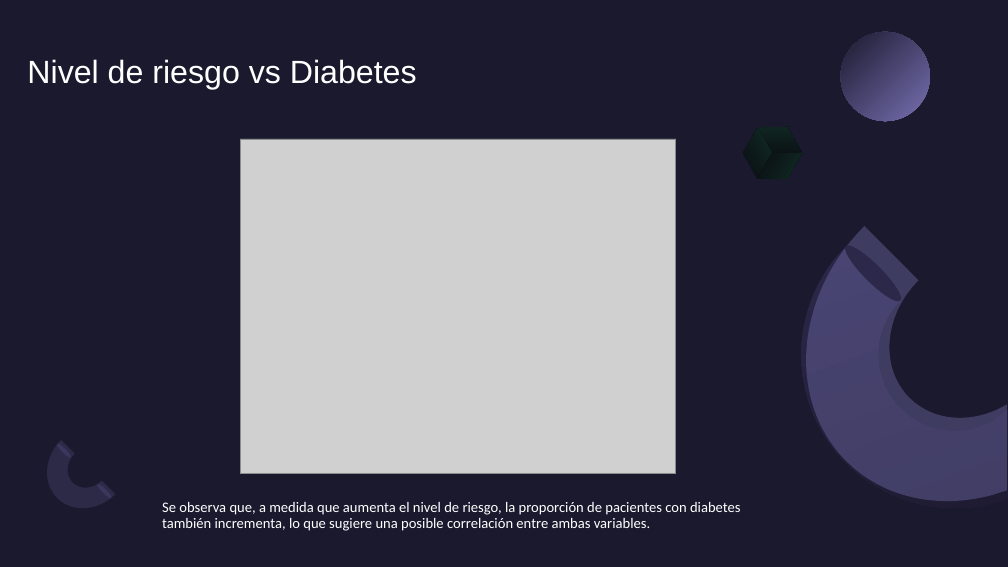
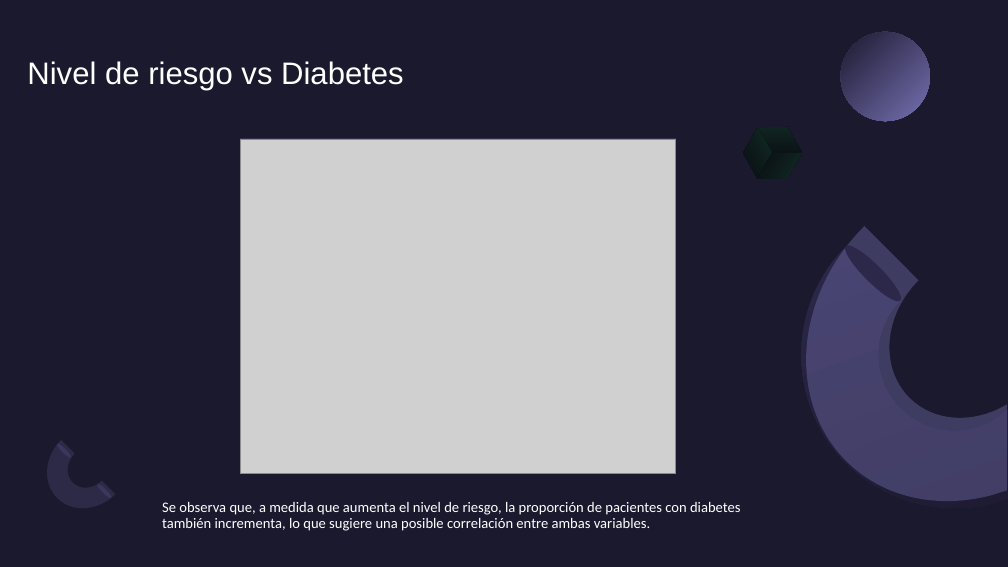
Before and after one commit to mariprsr/Equipo-Analisis-exploratorio, a slide deck: slide 10 of Presentaciòn modelo.odp (slide 5 before the commit). Drawn at 1008x567 pixels with LibreOffice and Linux fonts; fonts in the diff are those of the drawing; grey boxes stand for pictures. Boxes give left, top, right and bottom in pixels: in the first picture for what was removed or moved away, otherwise in the second. Text is boxed around its words. In the diff, an @@ line names an element or a change of style, - is before the commit and + after.

```diff
--- a/Presentaciòn modelo.odp
+++ b/Presentaciòn modelo.odp
@@ title "Nivel de riesgo vs Diabetes" at box(27, 61, 404, 90): size 30.6 to 29.6 pt; line spacing 0.7 to 0.8 @@
```
Also in this commit, not shown: 5 slides added.
